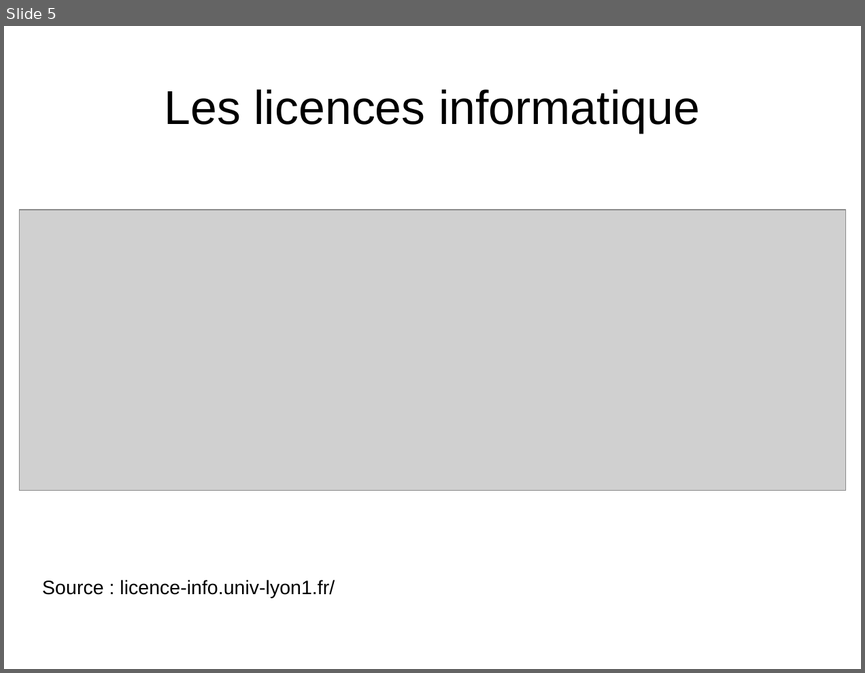
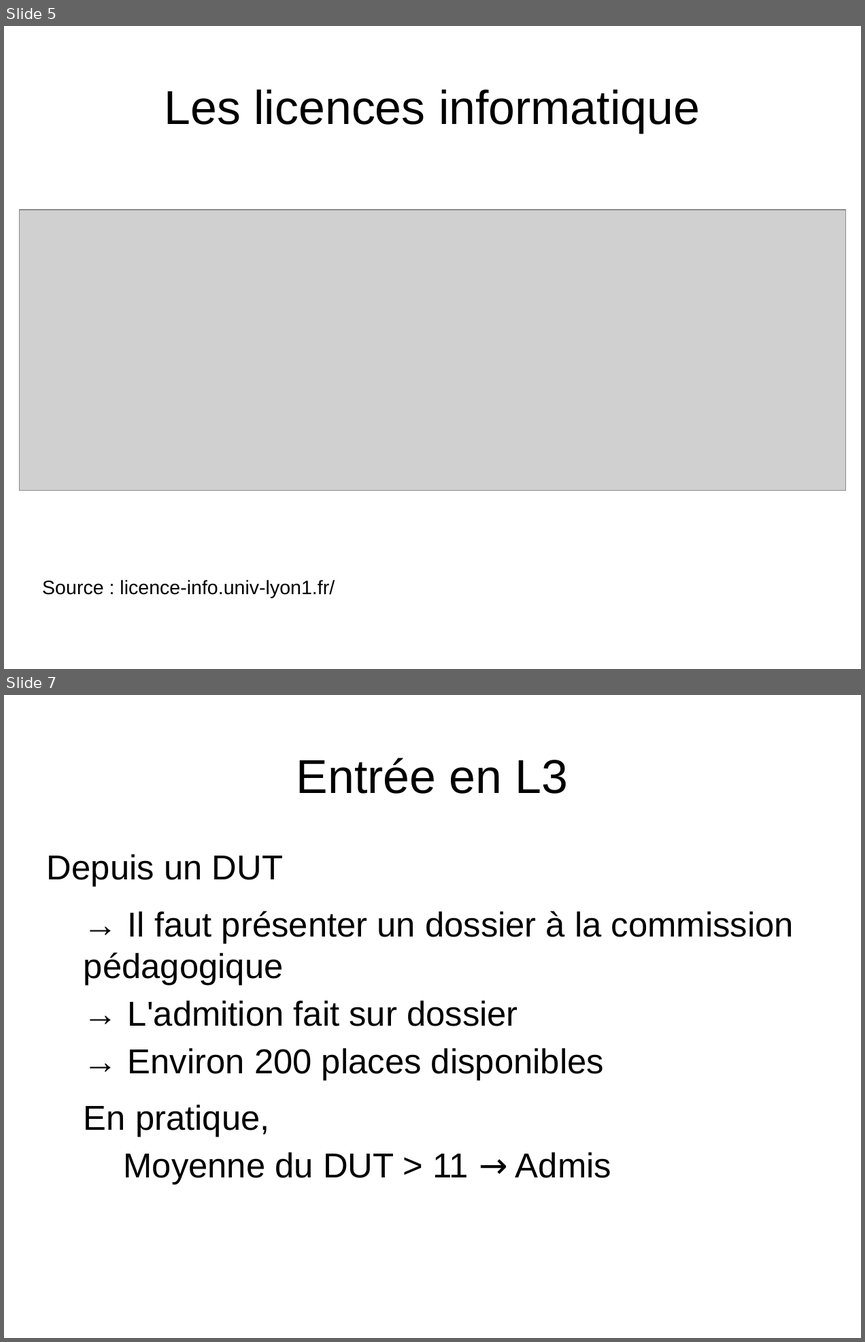
Before and after one commit to hana69200/Cours, a slide deck: S3/Com - PPP/PPP.odp. Shown one above the other, each under a label of ours: slide 5 before the commit, slides 5 and 7 after it; the slides between them are not shown. The pictures are 865x673 and 865x1342 pixels, drawn with LibreOffice and Linux fonts; fonts in the diff are those of the drawing; grey boxes stand for pictures. Boxes give left, top, right and bottom in pixels: in the first picture for what was removed or moved away, otherwise in the second. Text is boxed around its words. In the diff, an @@ line names an element or a change of style, - is before the commit and + after.

```diff
--- a/S3/Com - PPP/PPP.odp
+++ b/S3/Com - PPP/PPP.odp
@@ slide 7 added at [4,695,861,1338], background #FFFFFF @@
@@ title added at [296,758,568,794], 44 pt, text #000000 @@
+Entrée en L3
@@ text added at [47,854,793,1185], 32 pt, text #000000 @@
+Depuis un DUT
+→ Il faut présenter un dossier à la commission pédagogique
+→ L'admition fait sur dossier
+→ Environ 200 places disponibles
+En pratique,
+Moyenne du DUT > 11 → Admis
```
Also in this commit, not shown: 1 slide changed, 1 slide removed.
